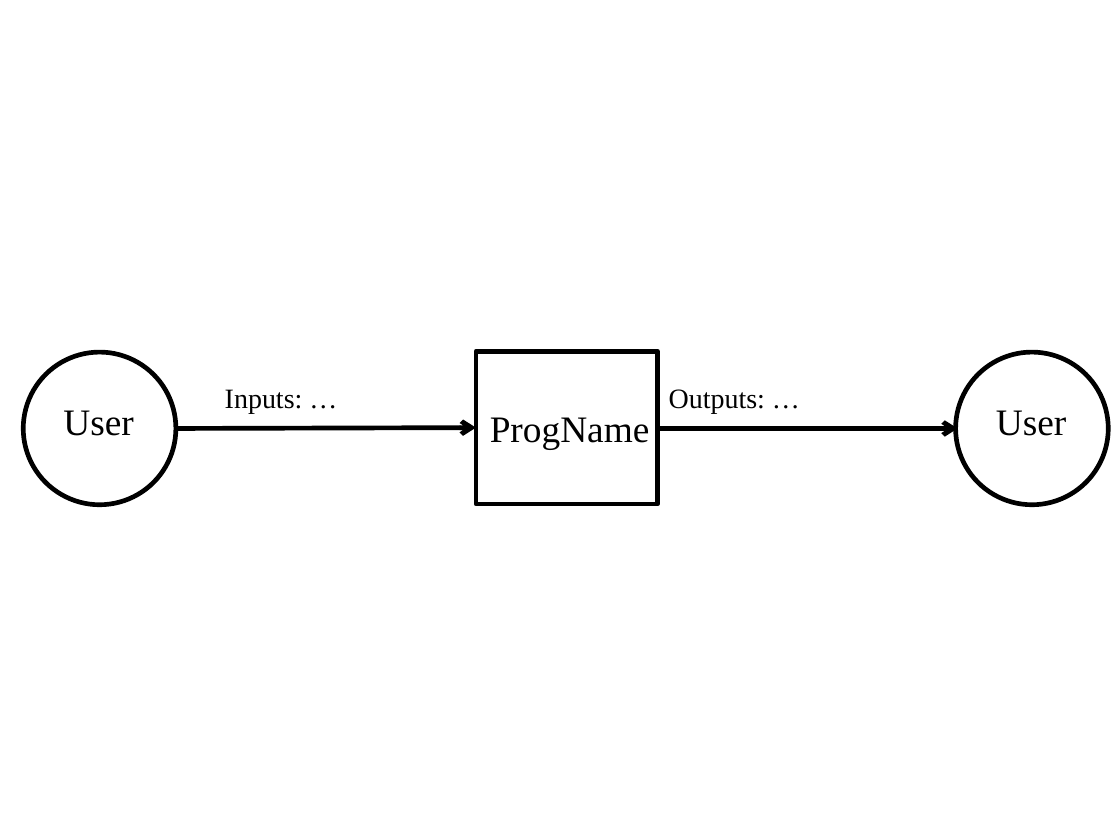
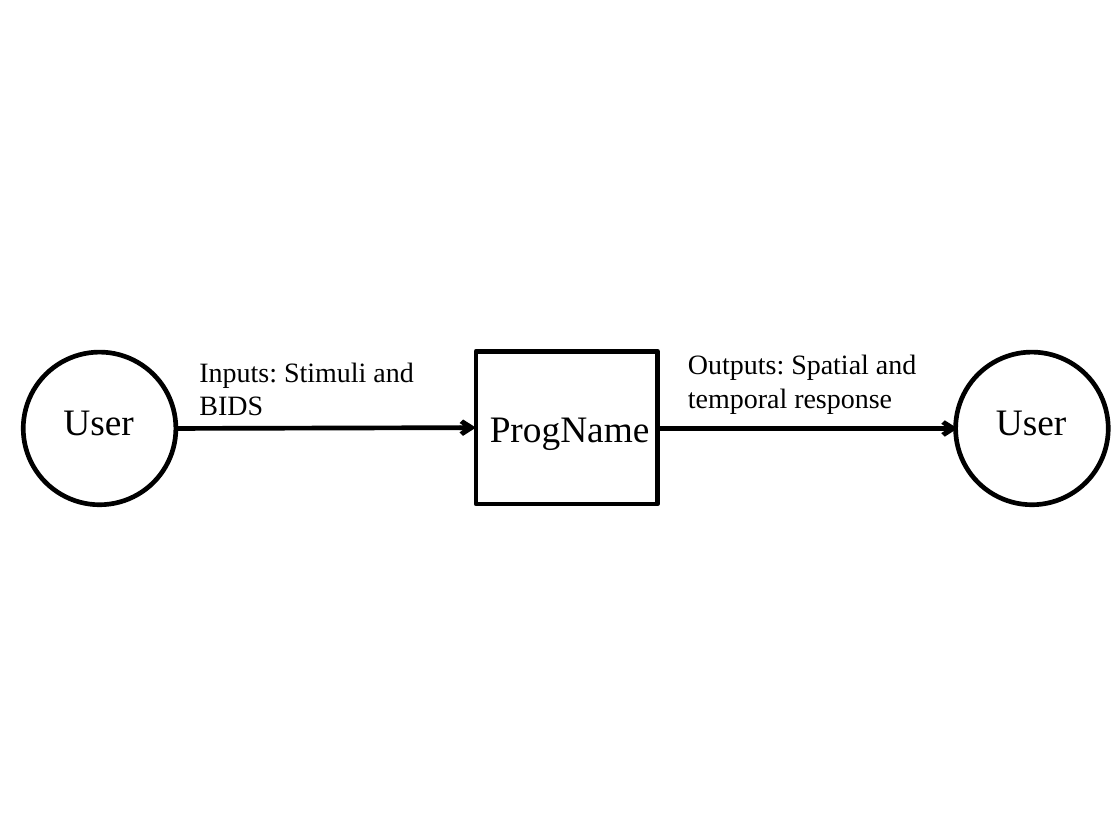
Before and after one commit to Daffodil404/yanyu_wu_cas741, a slide deck: slide 1 of docs/SRS/SystemContextFigure.pptx. Drawn at 1120x840 pixels with LibreOffice and Linux fonts; fonts in the diff are those of the drawing. Boxes give left, top, right and bottom in pixels: in the first picture for what was removed or moved away, otherwise in the second. Text is boxed around its words. In the diff, an @@ line names an element or a change of style, - is before the commit and + after.

```diff
--- a/docs/SRS/SystemContextFigure.pptx
+++ b/docs/SRS/SystemContextFigure.pptx
@@ text at <box>688,354,916,414</box>: text changed @@
-Outputs: …
+Outputs: Spatial and temporal response
@@ text at <box>199,362,413,416</box>: text changed @@
-Inputs: …
+Inputs: Stimuli and BIDS
```
Also in this commit, not shown: 2 other files.
